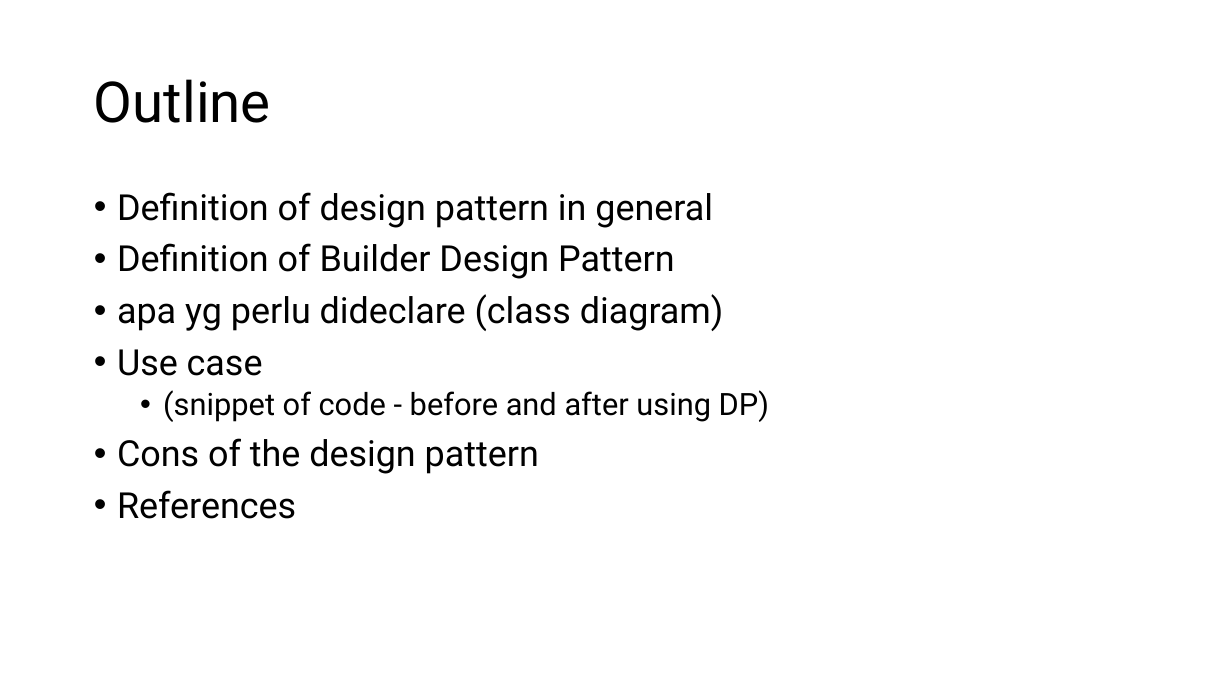
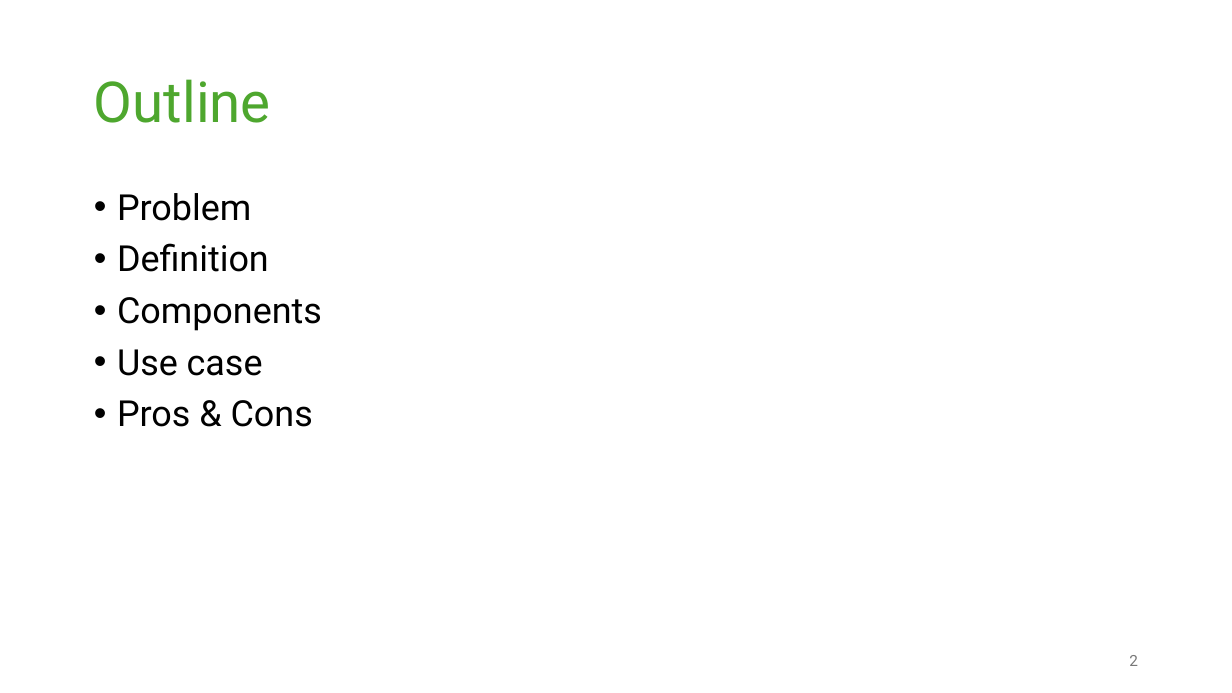
Before and after one commit to yudharisandy/Bootcamp-Formulatrix-CSharp, a slide deck: slide 2 of Day 20/Design Pattern Project/[Yudha] Design Pattern Project.pptx. Drawn at 1232x693 pixels with LibreOffice and Linux fonts; fonts in the diff are those of the drawing. Boxes give left, top, right and bottom in pixels: in the first picture for what was removed or moved away, otherwise in the second. Text is boxed around its words. In the diff, an @@ line names an element or a change of style, - is before the commit and + after.

Commit message:
doc: add design pattern

```diff
--- a/Day 20/Design Pattern Project/[Yudha] Design Pattern Project.pptx
+++ b/Day 20/Design Pattern Project/[Yudha] Design Pattern Project.pptx
@@ title "Outline" at <box>94,79,271,123</box>: text colour #000000 to #4EA72E @@
@@ text at <box>117,193,322,331</box>: text changed @@
-• Definition of design pattern in general
-• Definition of Builder Design Pattern
-• apa yg perlu dideclare (class diagram)
+• Problem
+• Definition
+• Components
@@ text at <box>117,400,313,427</box>: text changed; size 24 to 28 pt @@
-  • (snippet of code - before and after using DP)
-• Cons of the design pattern
-• References
+• Pros & Cons
@@ page number added at <box>1129,655,1138,666</box>, 12 pt, text #797979 @@
+2
```
Also in this commit, not shown: 12 other slides changed, 10 slides added, 2 slides removed, 16 other files.
